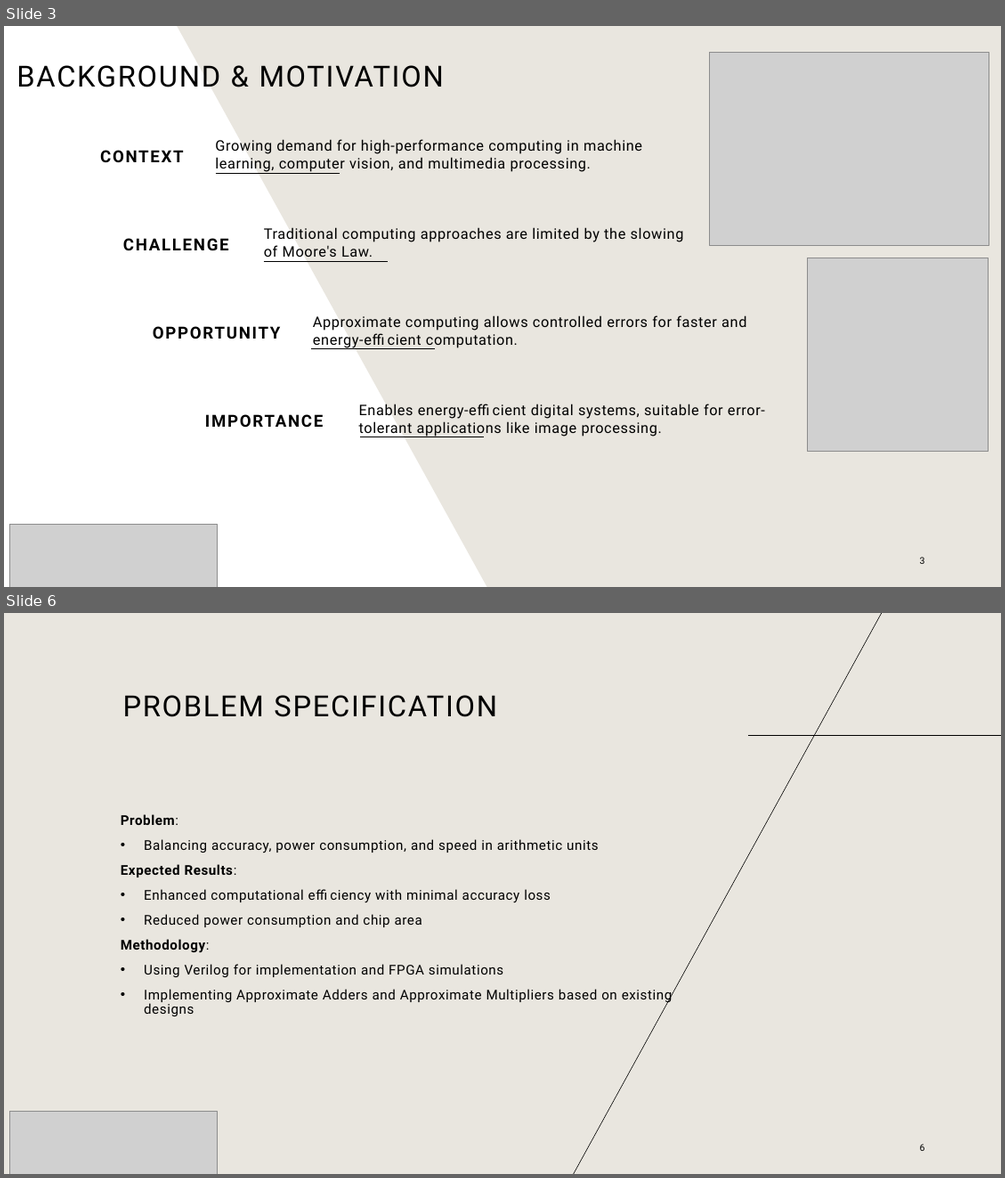
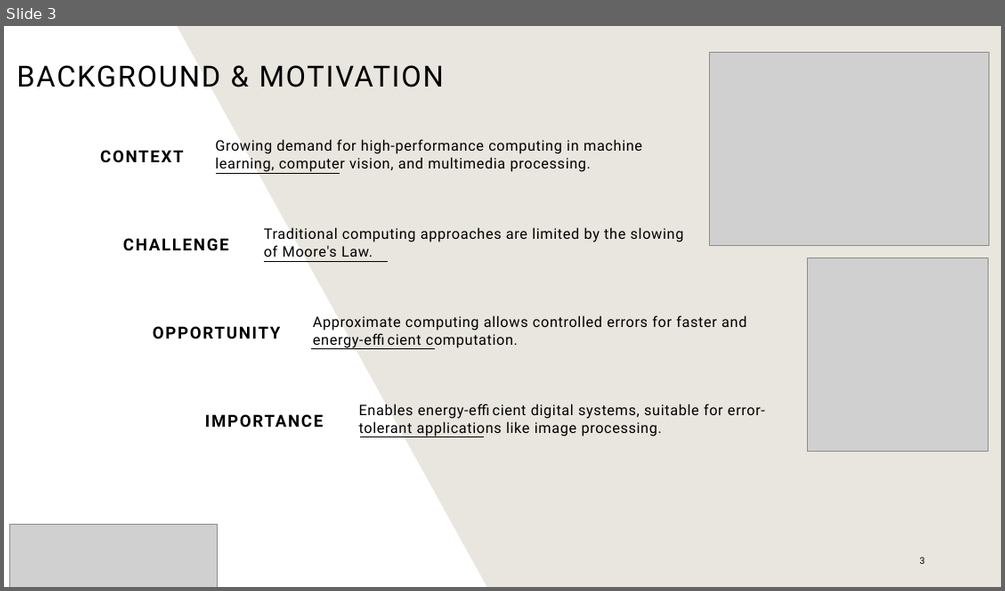
Before and after one commit to AmaanMujawar/EEE381_IIP-Hardware-Accelerator-for-RISCV-Processor, a slide deck: Documents/Symposium/Symposium.pptx. Shown one above the other, each under a label of ours: slides 3 and 6 before the commit, slide 3 after it; the slides between them are not shown. The pictures are 1005x1178 and 1005x591 pixels, drawn with LibreOffice and Linux fonts; fonts in the diff are those of the drawing; grey boxes stand for pictures. Boxes give left, top, right and bottom in pixels: in the first picture for what was removed or moved away, otherwise in the second. Text is boxed around its words. In the diff, an @@ line names an element or a change of style, - is before the commit and + after.

```diff
--- a/Documents/Symposium/Symposium.pptx
+++ b/Documents/Symposium/Symposium.pptx
@@ slide 6 removed at box(4, 613, 1001, 1174), background #E9E6DF @@
@@ line removed from (882, 613) to (573, 1174) @@
@@ title removed at box(123, 695, 497, 717) @@
-PROBLEM SPECIFICATION
@@ line removed from (748, 736) to (1001, 736) @@
@@ text removed at box(121, 814, 672, 1016) @@
-Problem:
-• Balancing accuracy, power consumption, and speed in arithmetic units
-Expected Results:
-• Enhanced computational efficiency with minimal accuracy loss
-• Reduced power consumption and chip area
-Methodology:
-• Using Verilog for implementation and FPGA simulations
-• Implementing Approximate Adders and Approximate Multipliers based on existing designs
@@ picture removed at box(9, 1111, 217, 1174) @@
@@ page number removed at box(920, 1143, 925, 1151) @@
-6
```
Also in this commit, not shown: 5 slides changed, 1 slide added, 2 other slides removed.
